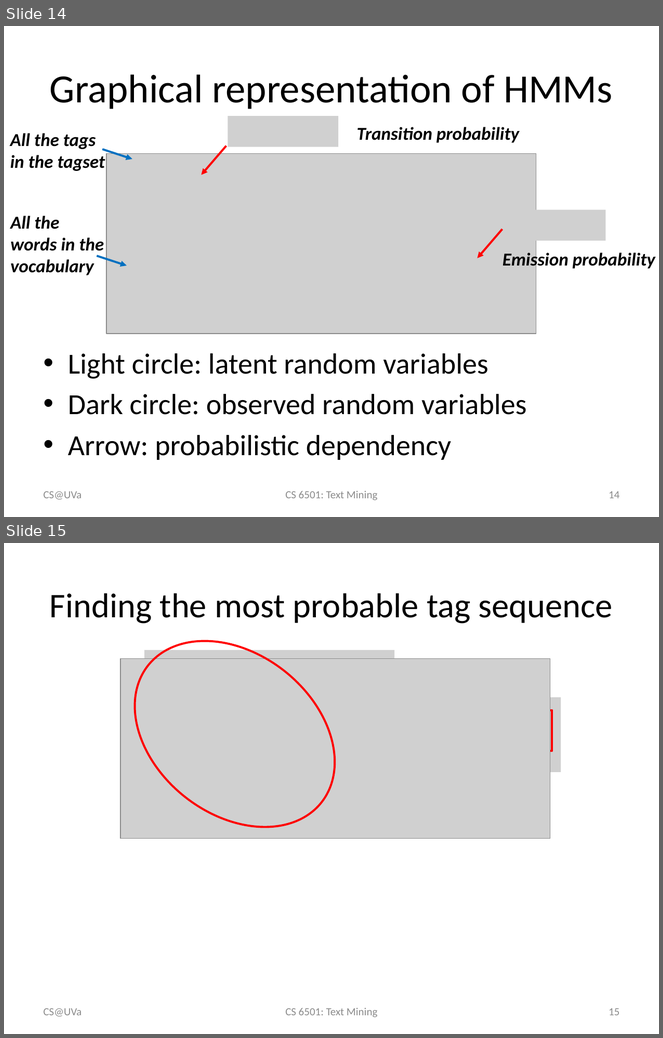
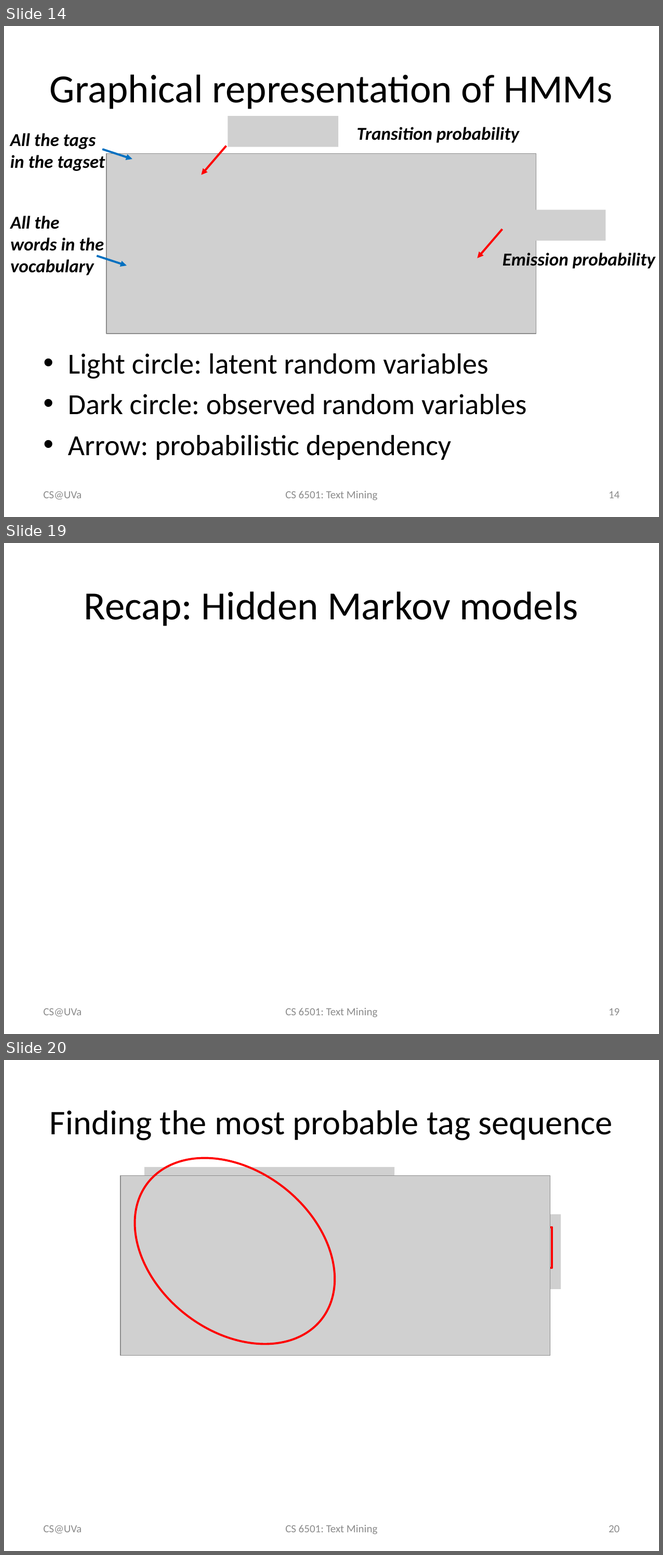
Before and after one commit to wang296/CS6501-Text-Mining, a slide deck: docs/POSTagging-SequenceLabeling.pptx. Shown one above the other, each under a label of ours: slides 14 and 15 before the commit, slides 14, 19 and 20 after it; the slides between them are not shown. The pictures are 663x1038 and 663x1555 pixels, drawn with LibreOffice and Linux fonts; fonts in the diff are those of the drawing; grey boxes stand for pictures. Boxes give left, top, right and bottom in pixels: in the first picture for what was removed or moved away, otherwise in the second. Text is boxed around its words. In the diff, an @@ line names an element or a change of style, - is before the commit and + after.

```diff
--- a/docs/POSTagging-SequenceLabeling.pptx
+++ b/docs/POSTagging-SequenceLabeling.pptx
@@ slide 19 added at (4,543,659,1034), background #FFFFFF @@
@@ title added at (84,591,578,626), 44 pt, text #000000 @@
+Recap: Hidden Markov models
@@ text added at (44,1008,82,1017), 12 pt, text #8C8C8C @@
+CS@UVa
@@ text added at (285,1008,377,1018), 12 pt, text #8C8C8C @@
+CS 6501: Text Mining
@@ page number added at (609,1008,620,1016), 12 pt, text #8C8C8C @@
+19
@@ what was slide 15 is now slide 20 @@
@@ page number at (609,1525,620,1533): text changed @@
-15
+20
```
Also in this commit, not shown: 4 slides changed, 8 other slides added, 5 other files.
